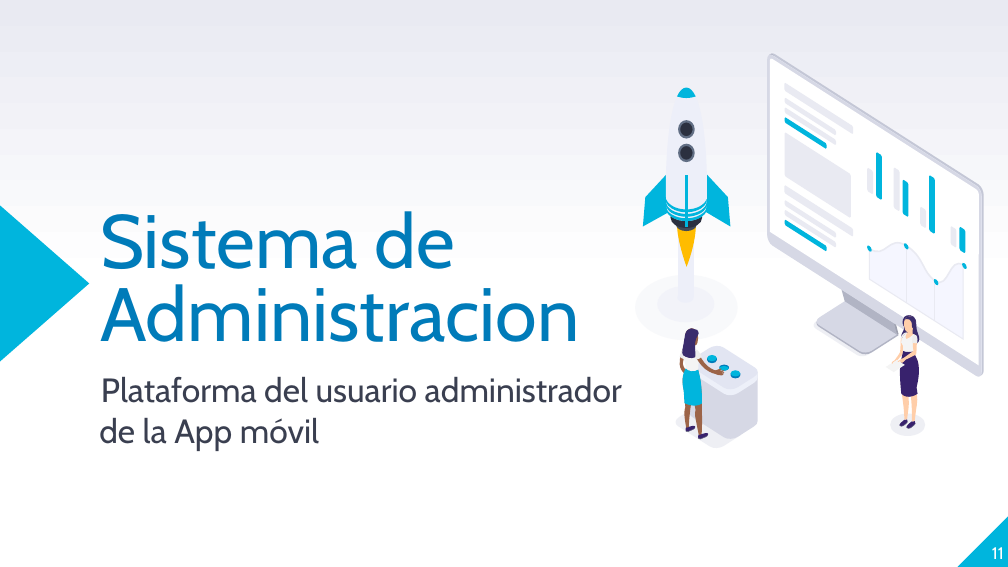
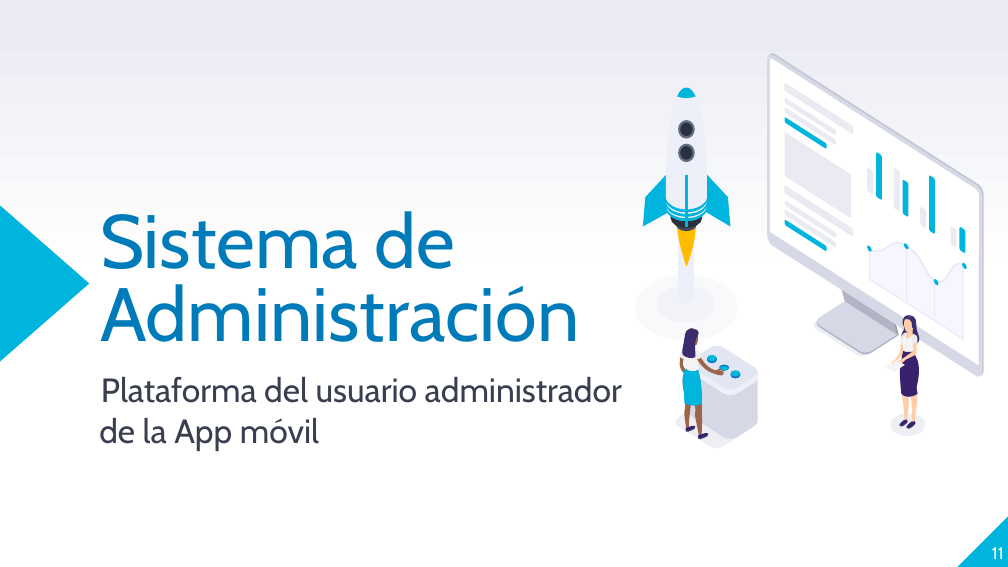
Before and after one commit to lcoronelcosta/integradora, a slide deck: slide 11 of Segundo Borrador - Luis Coronel.pptx. Drawn at 1008x567 pixels with LibreOffice and Linux fonts; fonts in the diff are those of the drawing. Boxes give left, top, right and bottom in pixels: in the first picture for what was removed or moved away, otherwise in the second. Text is boxed around its words. In the diff, an @@ line names an element or a change of style, - is before the commit and + after.

```diff
--- a/Segundo Borrador - Luis Coronel.pptx
+++ b/Segundo Borrador - Luis Coronel.pptx
@@ title at [100,211,579,342]: text changed @@
-Sistema de Administracion
+Sistema de Administración
```
Also in this commit, not shown: 13 other slides changed, 1 slide added, 2 slides removed, 5 other files.
